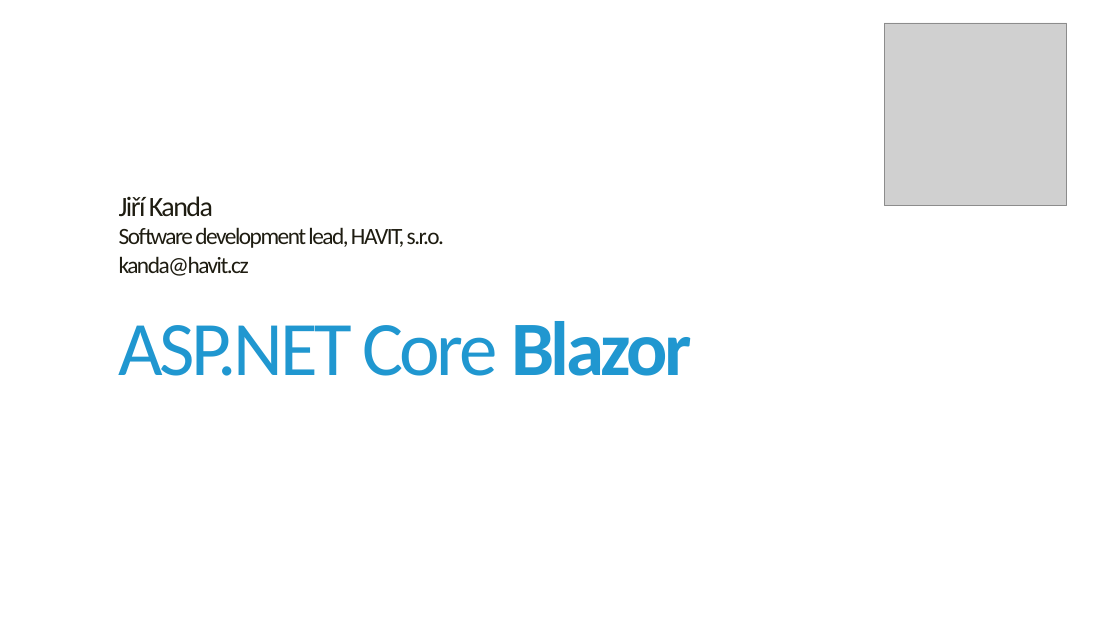
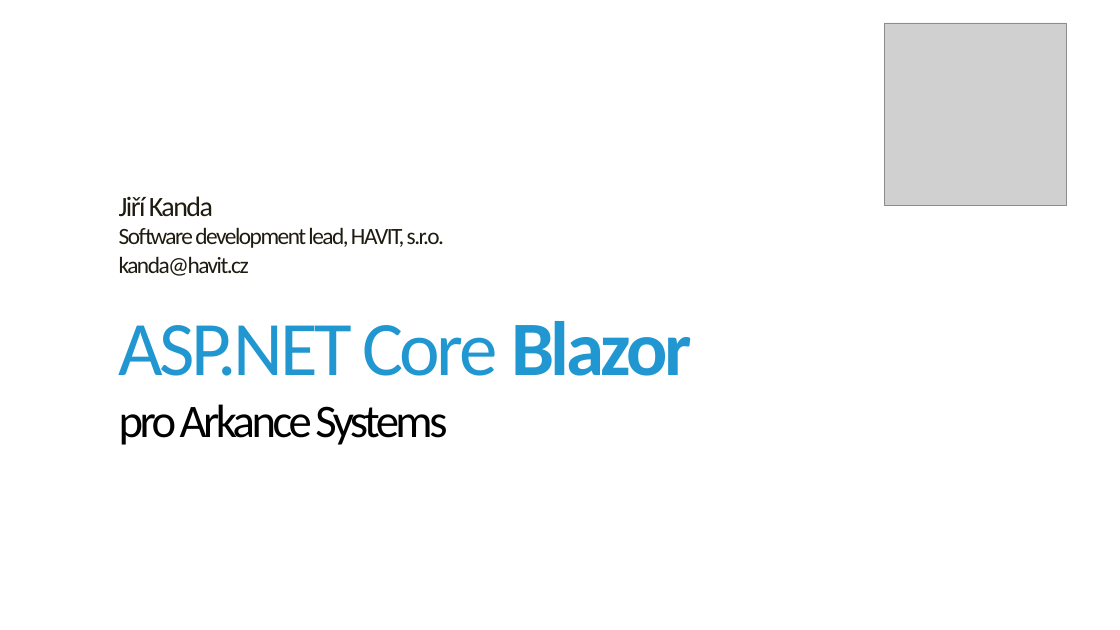
Before and after one commit to jirikanda/BlazorDemos, a slide deck: slide 1 of Presentation/2021-10-20/00 - Intro.pptx. Drawn at 1120x630 pixels with LibreOffice and Linux fonts; fonts in the diff are those of the drawing; grey boxes stand for pictures; background and template pictures are left out. Boxes give left, top, right and bottom in pixels: in the first picture for what was removed or moved away, otherwise in the second. Text is boxed around its words. In the diff, an @@ line names an element or a change of style, - is before the commit and + after.

```diff
--- a/Presentation/2021-10-20/00 - Intro.pptx
+++ b/Presentation/2021-10-20/00 - Intro.pptx
@@ title at (119,321,692,445): text changed @@
-ASP.NET Core Blazor
+ASP.NET Core Blazor
+pro Arkance Systems
```
Also in this commit, not shown: 1 other slide changed, 2 other files.
